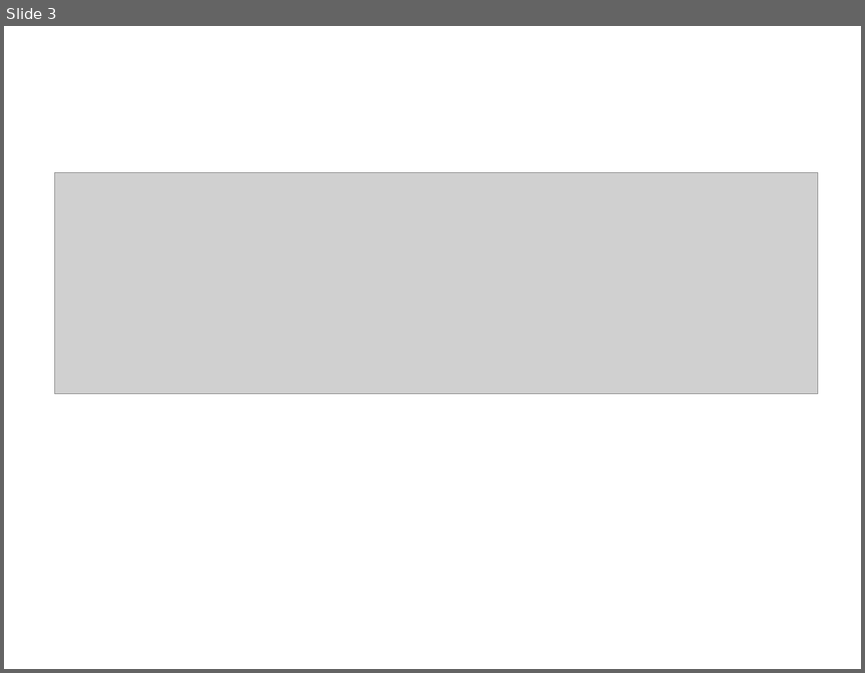
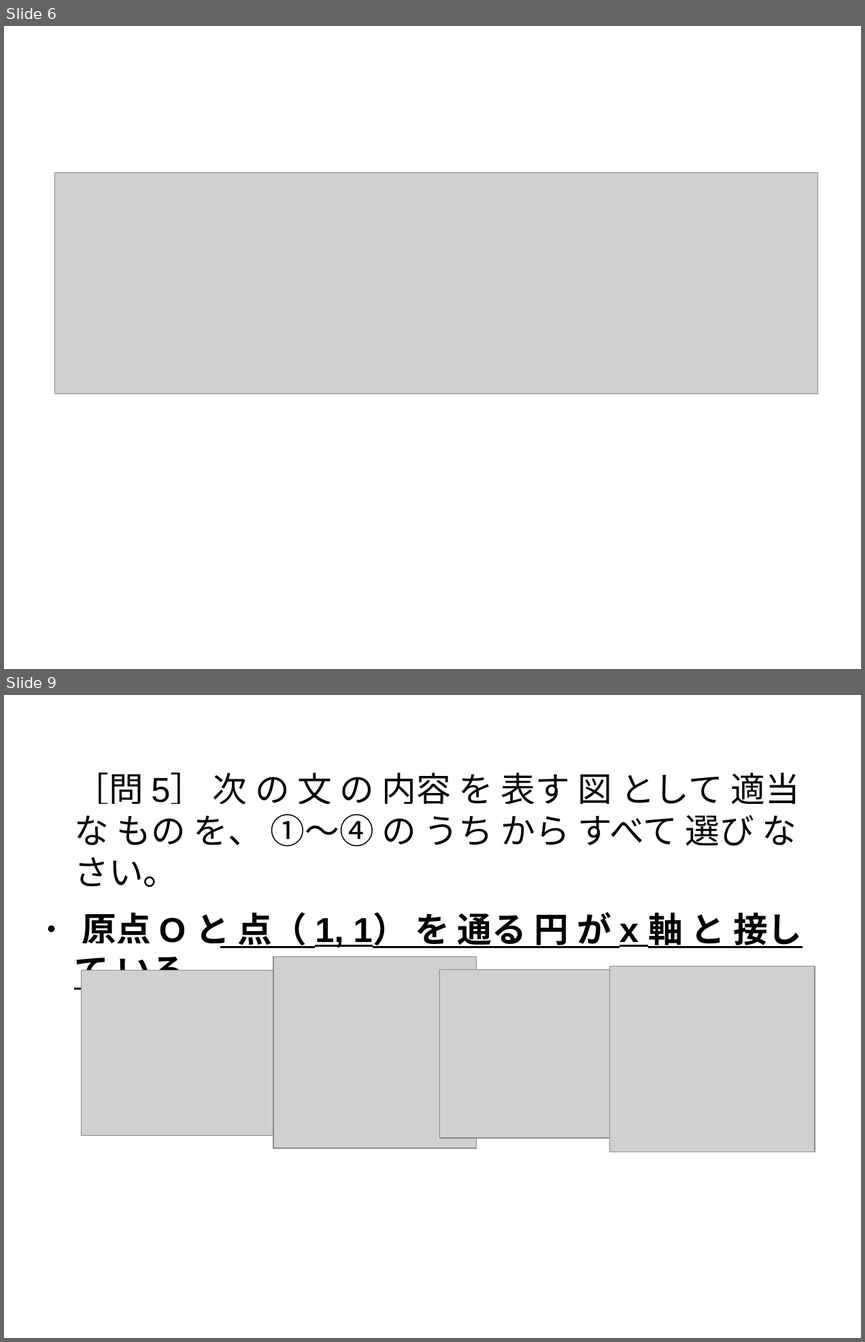
Before and after one commit to s-mitu/Documents, a slide deck: Slides/RSTについて.odp. Shown one above the other, each under a label of ours: slide 3 before the commit, slides 6 and 9 after it; the slides between them are not shown. The pictures are 865x673 and 865x1342 pixels, drawn with LibreOffice and Linux fonts; fonts in the diff are those of the drawing; grey boxes stand for pictures. Boxes give left, top, right and bottom in pixels: in the first picture for what was removed or moved away, otherwise in the second. Text is boxed around its words. In the diff, an @@ line names an element or a change of style, - is before the commit and + after.

```diff
--- a/Slides/RSTについて.odp
+++ b/Slides/RSTについて.odp
@@ slide 9 added at (4, 695, 861, 1338), background #FFFFFF @@
@@ text added at (74, 773, 802, 992), 32 pt, text #000000 @@
+［問 5］ 次 の 文 の 内容 を 表す 図 として 適当 な もの を、 ①～④ の うち から すべて 選び なさい。
+● 原点 O と 点（ 1, 1） を 通る 円 が x 軸 と 接し て いる。
@@ picture added at (273, 956, 476, 1147) @@
@@ picture added at (82, 970, 280, 1135) @@
@@ picture added at (440, 970, 647, 1138) @@
@@ picture added at (611, 966, 816, 1151) @@
@@ what was slide 3 is now slide 6 @@
```
Also in this commit, not shown: 1 slide changed, 6 other slides added.
